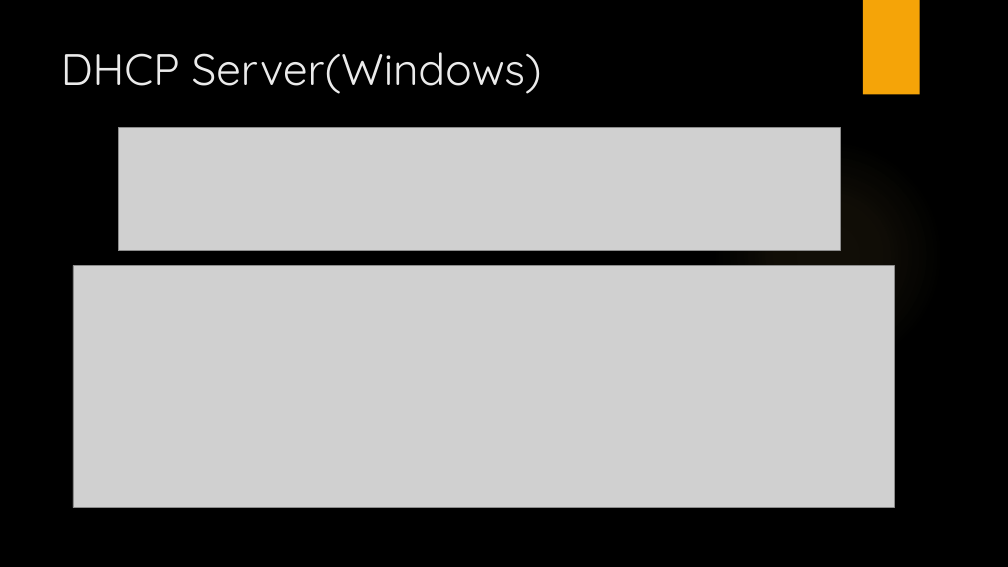
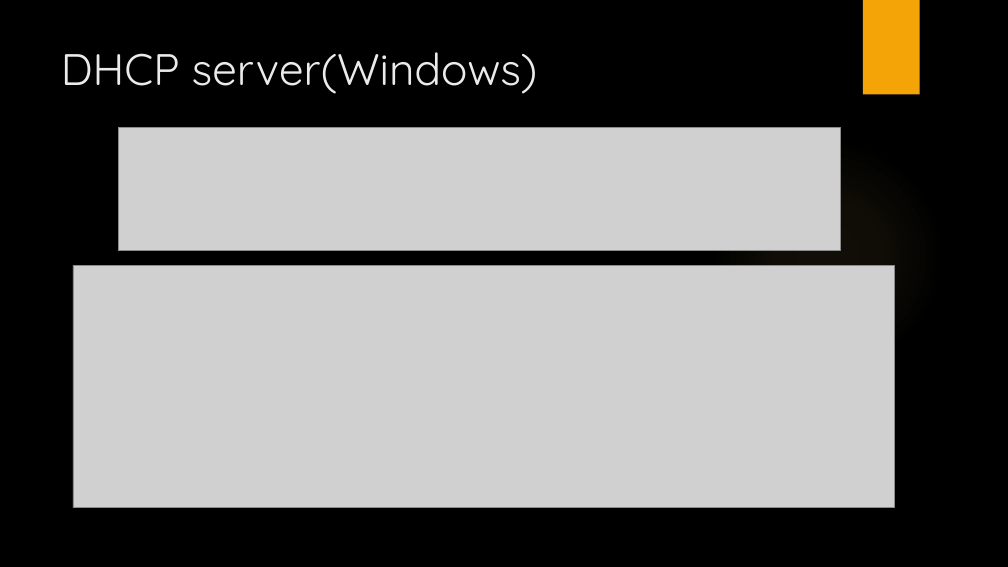
Before and after one commit to LajkaK2006/BorsodNet, a slide deck: slide 27 of BorsodNet.pptx (slide 24 before the commit). Drawn at 1008x567 pixels with LibreOffice and Linux fonts; fonts in the diff are those of the drawing; grey boxes stand for pictures; background and template pictures are left out. Boxes give left, top, right and bottom in pixels: in the first picture for what was removed or moved away, otherwise in the second. Text is boxed around its words. In the diff, an @@ line names an element or a change of style, - is before the commit and + after.

```diff
--- a/BorsodNet.pptx
+++ b/BorsodNet.pptx
@@ title at (61, 52, 538, 94): text changed @@
-DHCP Server(Windows)
+DHCP server(Windows)
```
Also in this commit, not shown: 4 other slides changed, 9 slides added.
